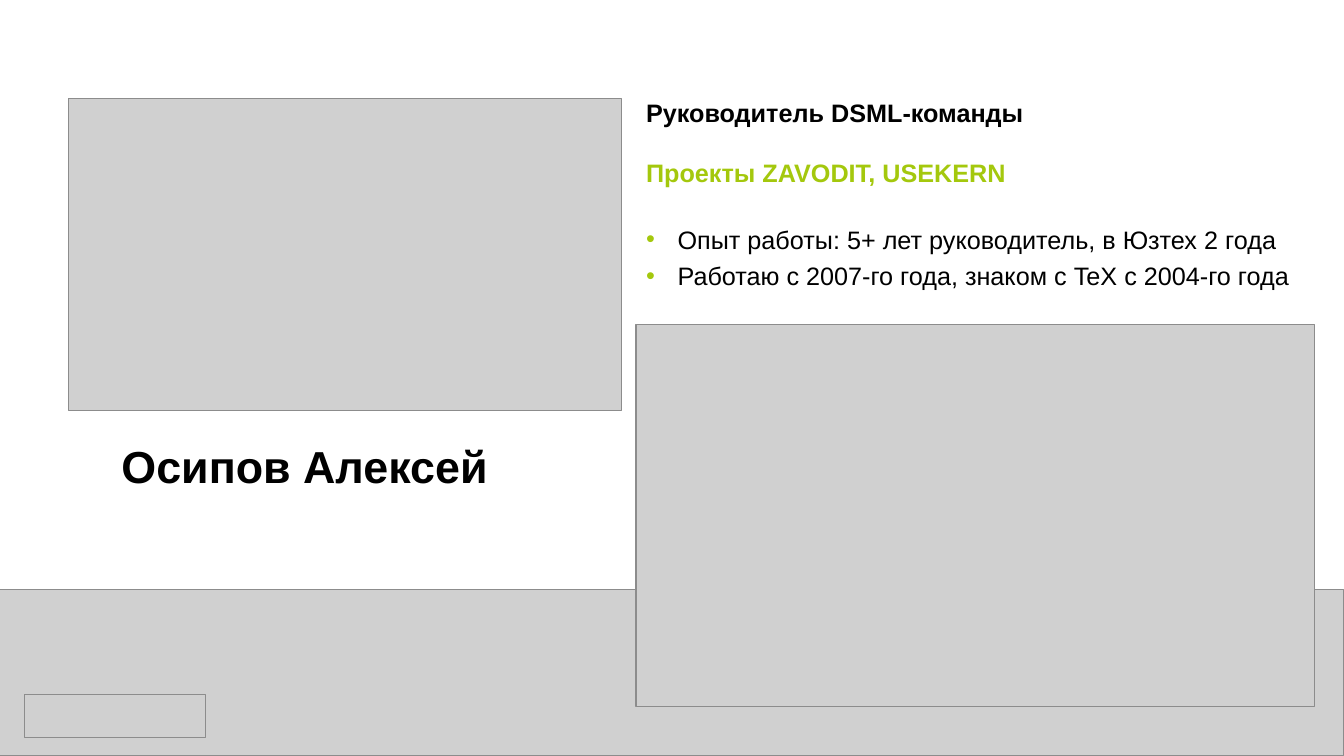
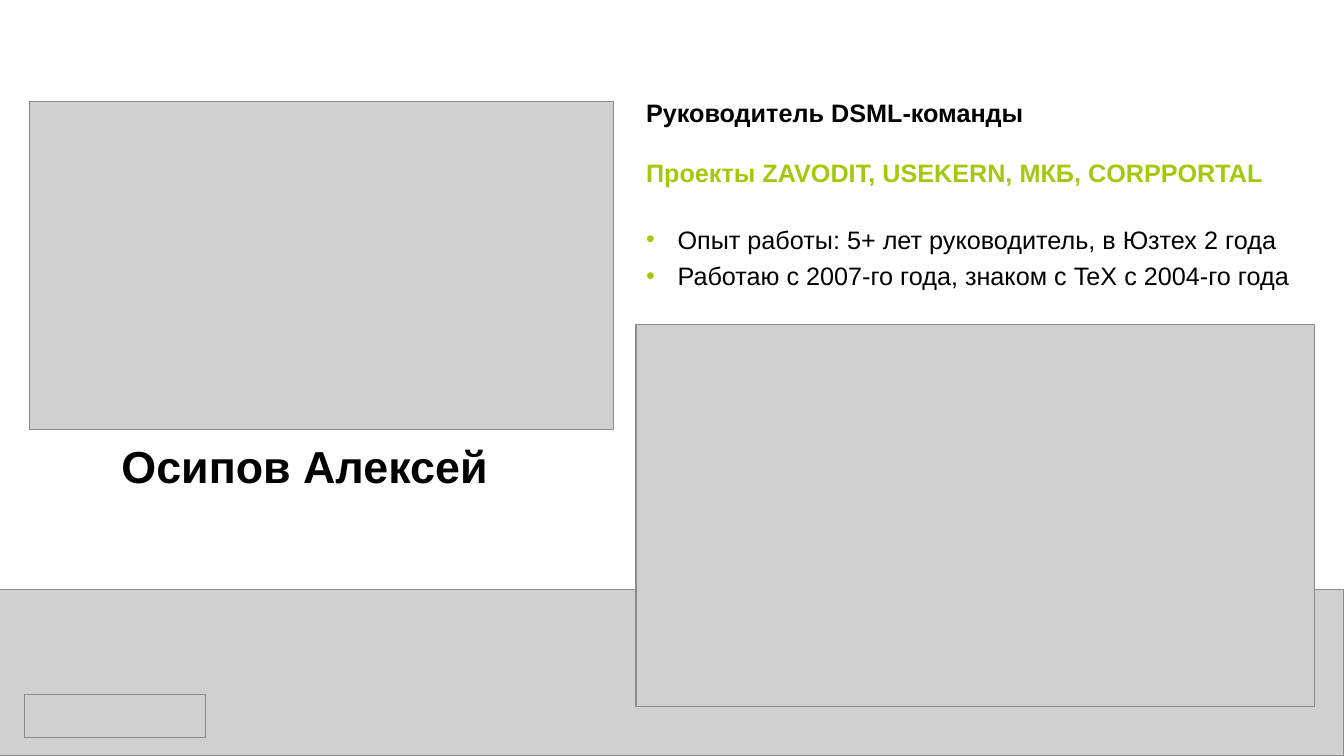
Before and after one commit to AlexO28/Presentations-on-data-science., a slide deck: slide 2 of презентация_про_tex.pptx. Drawn at 1344x756 pixels with LibreOffice and Linux fonts; fonts in the diff are those of the drawing; grey boxes stand for pictures. Boxes give left, top, right and bottom in pixels: in the first picture for what was removed or moved away, otherwise in the second. Text is boxed around its words. In the diff, an @@ line names an element or a change of style, - is before the commit and + after.

```diff
--- a/презентация_про_tex.pptx
+++ b/презентация_про_tex.pptx
@@ picture: place and size @@
-picture at [69,99,622,410]
+picture at [29,101,614,429]
@@ text at [646,164,1262,188]: text changed @@
-Проекты ZAVODIT, USEKERN
+Проекты ZAVODIT, USEKERN, МКБ, CORPPORTAL
```
Also in this commit, not shown: 1 other file.
